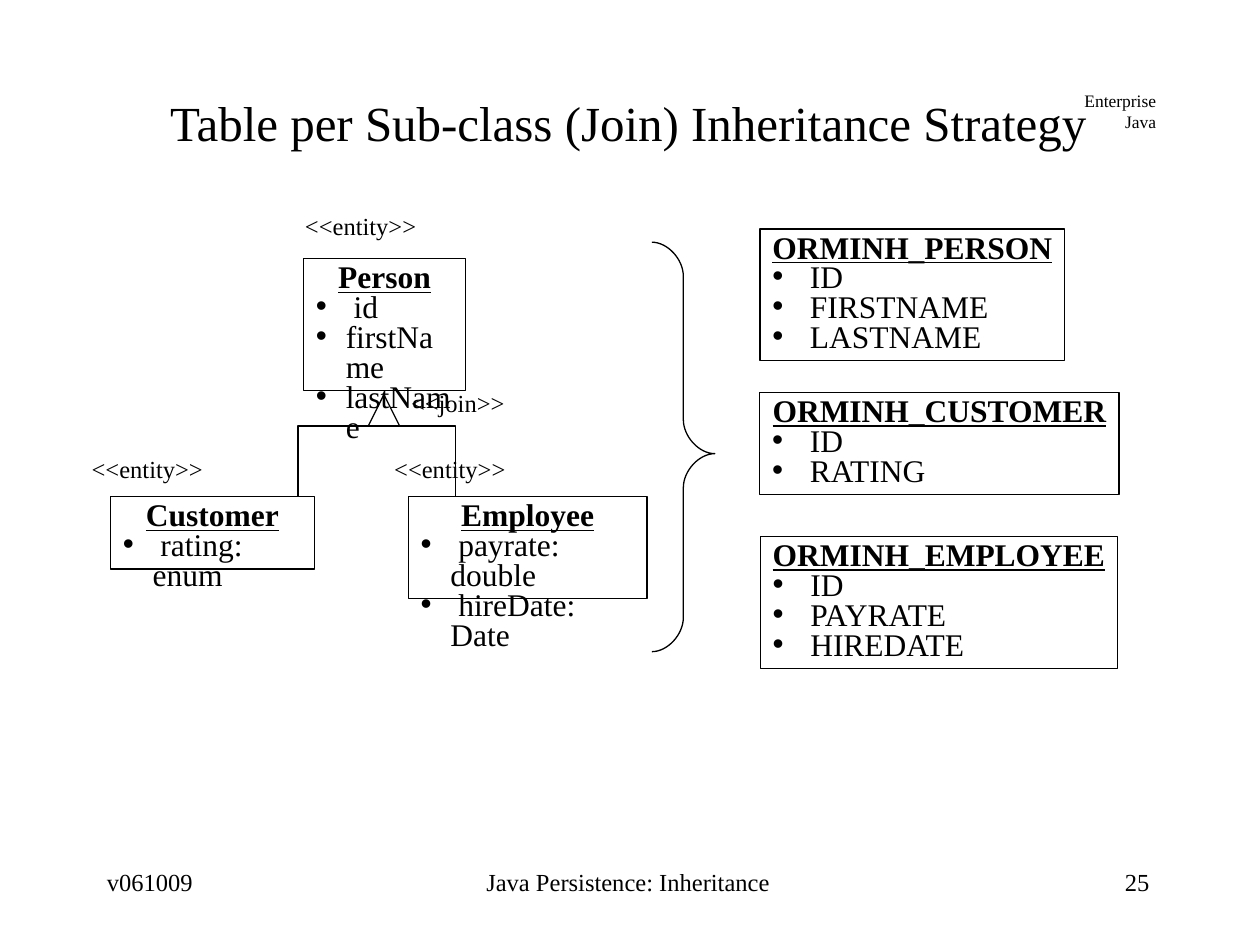
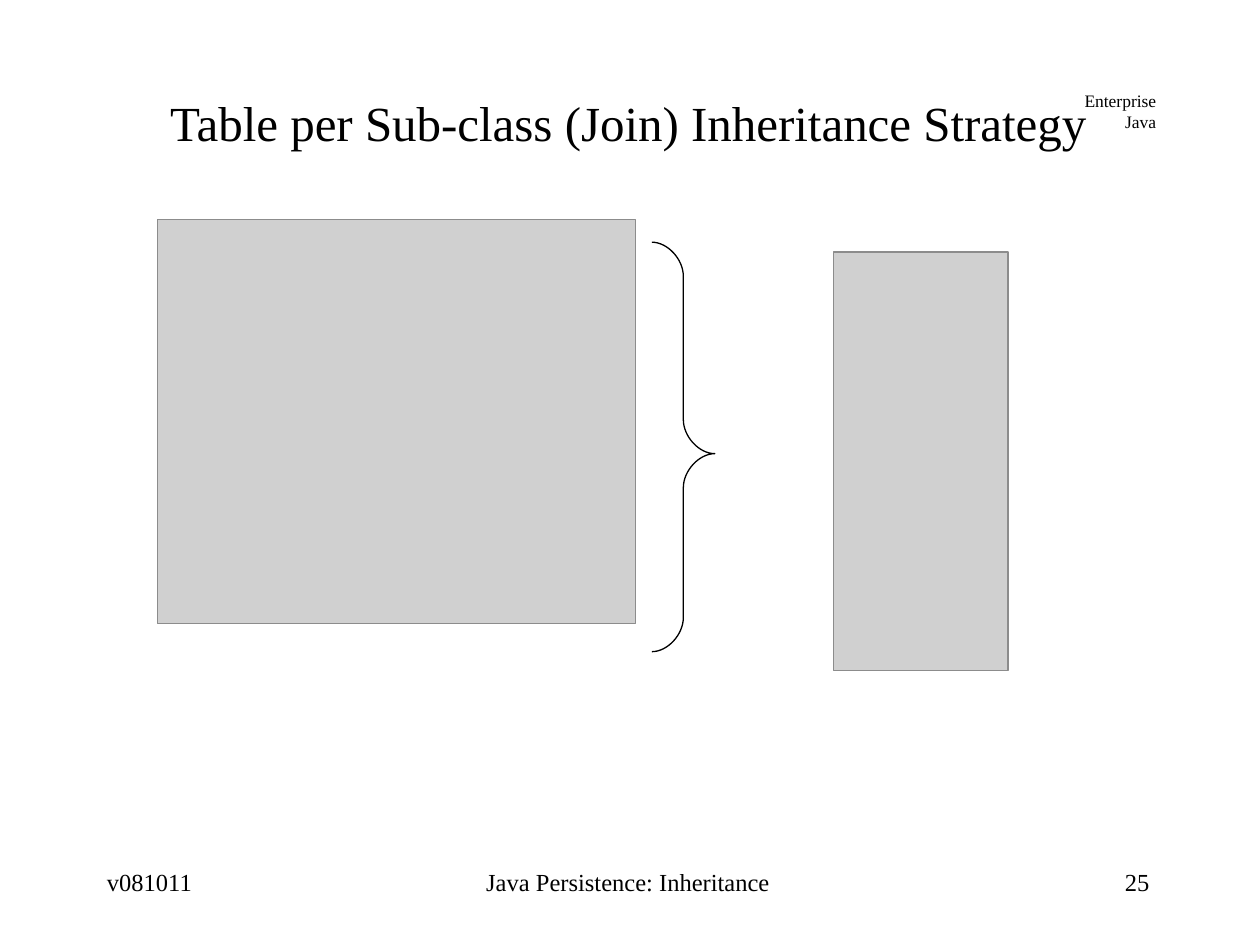
Before and after one commit to jcstaff/ejava-javaee, a slide deck: slide 25 of ormInheritance/src/site/resources/lectures/ormInheritance.ppt. Drawn at 1260x945 pixels with LibreOffice and Linux fonts; fonts in the diff are those of the drawing; grey boxes stand for pictures. Boxes give left, top, right and bottom in pixels: in the first picture for what was removed or moved away, otherwise in the second. Text is boxed around its words. In the diff, an @@ line names an element or a change of style, - is before the commit and + after.

```diff
--- a/ormInheritance/src/site/resources/lectures/ormInheritance.ppt
+++ b/ormInheritance/src/site/resources/lectures/ormInheritance.ppt
@@ picture added at <box>158,219,635,624</box> @@
@@ text removed at <box>305,219,416,241</box> @@
-<<entity>>
@@ rectangle removed at <box>760,229,1065,362</box> @@
-ORMINH_PERSON
-• ID
-• FIRSTNAME
-• LASTNAME
@@ rectangle removed at <box>304,258,465,391</box> @@
-Person
-• id
-• firstName
-• lastName
@@ picture added at <box>833,252,1008,670</box> @@
@@ triangle removed at <box>368,394,399,426</box> @@
@@ text removed at <box>411,393,504,418</box> @@
-<<join>>
@@ rectangle removed at <box>760,393,1119,495</box> @@
-ORMINH_CUSTOMER
-• ID
-• RATING
@@ elbow line removed from (212, 496) to (384, 426) @@
@@ elbow line removed from (528, 496) to (384, 426) @@
@@ text removed at <box>92,461,203,484</box> @@
-<<entity>>
@@ text removed at <box>394,459,505,484</box> @@
-<<entity>>
@@ rectangle removed at <box>111,496,315,568</box> @@
-Customer
-• rating: enum
@@ rectangle removed at <box>408,496,648,598</box> @@
-Employee
-• payrate: double
-• hireDate: Date
@@ rectangle removed at <box>760,537,1118,669</box> @@
-ORMINH_EMPLOYEE
-• ID
-• PAYRATE
-• HIREDATE
@@ text at <box>107,874,192,892</box>: text changed @@
-v061009
+v081011
```
Also in this commit, not shown: 41 other slides changed, 3 slides added, 2 slides removed, 23 other files.
